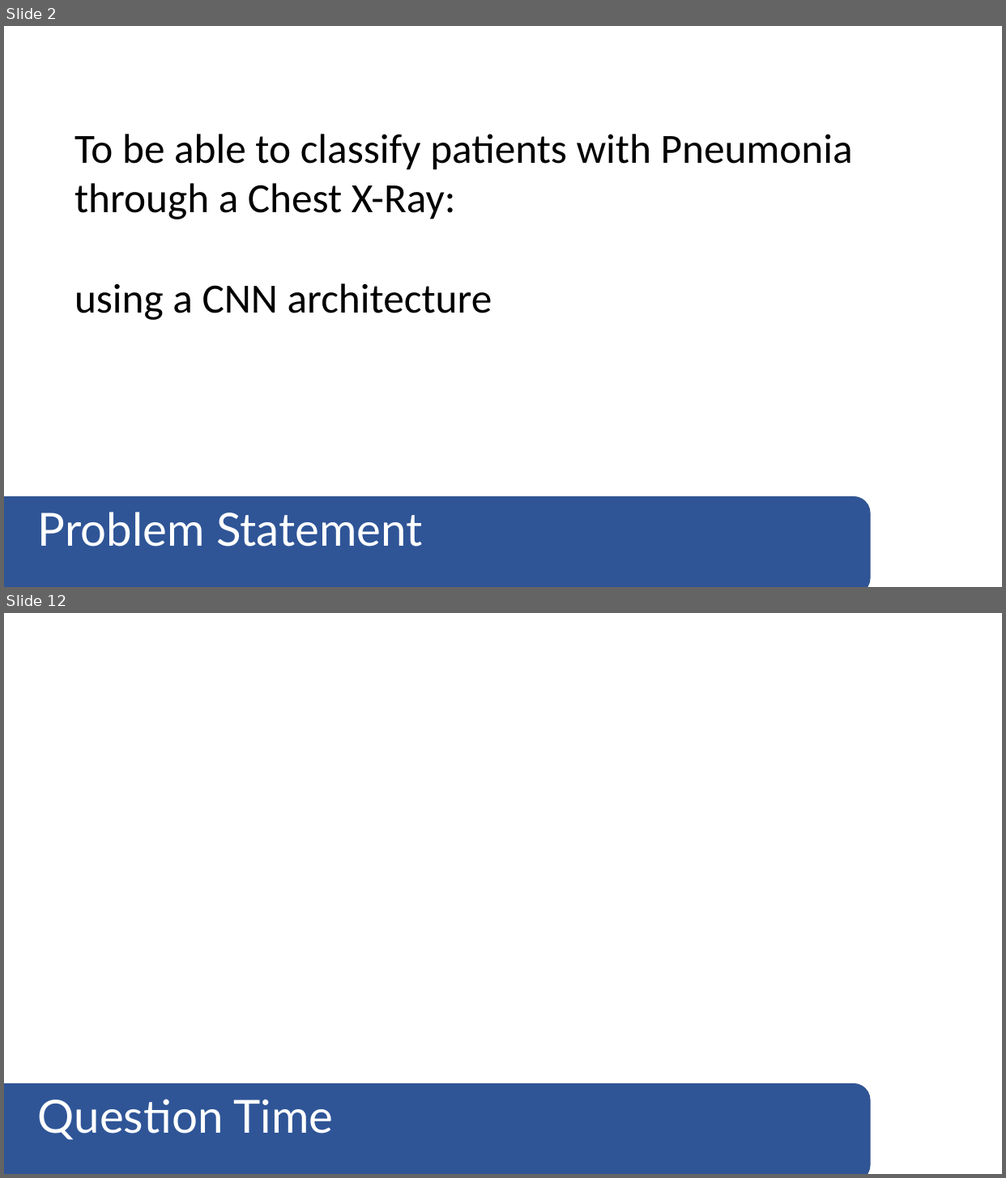
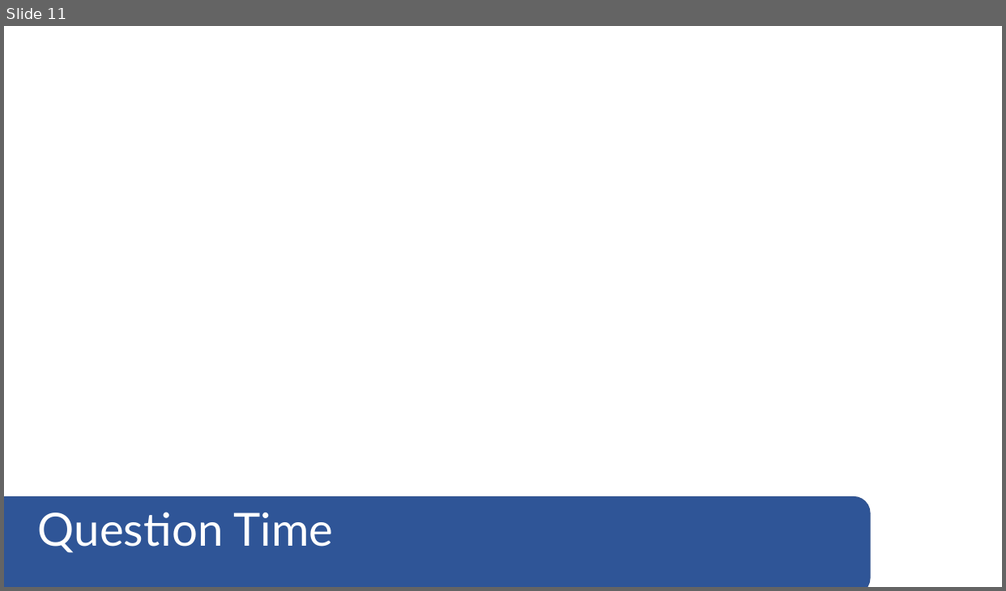
Before and after one commit to bchee1/GA-DSI, a slide deck: carvana-image-masking-challenge/Slides.pptx. Shown one above the other, each under a label of ours: slides 2 and 12 before the commit, slide 11 after it; the slides between them are not shown. The pictures are 1006x1178 and 1006x591 pixels, drawn with LibreOffice and Linux fonts; fonts in the diff are those of the drawing. Boxes give left, top, right and bottom in pixels: in the first picture for what was removed or moved away, otherwise in the second. Text is boxed around its words. In the diff, an @@ line names an element or a change of style, - is before the commit and + after.

```diff
--- a/carvana-image-masking-challenge/Slides.pptx
+++ b/carvana-image-masking-challenge/Slides.pptx
@@ slide 2 removed at [4, 26, 1002, 587], background #FFFFFF @@
@@ text removed at [74, 134, 853, 320] @@
-To be able to classify patients with Pneumonia through a Chest X-Ray:
-using a CNN architecture
@@ rounded rectangle removed at [4, 497, 870, 587] @@
@@ text removed at [38, 512, 423, 547] @@
-Problem Statement
@@ what was slide 12 is now slide 11 @@
```
Also in this commit, not shown: 2 slides changed, 10 slides added, 10 other slides removed, 2 other files.
